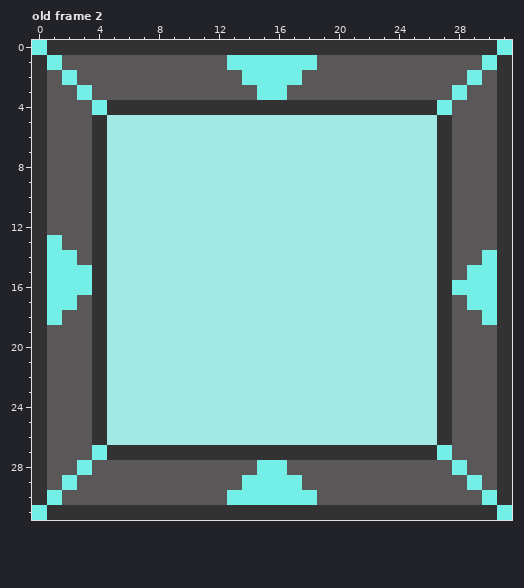
A pixel-art file gets an edit: projetZelda/assets/aseprite/inventaire.aseprite. Above: the version before the commit.
32x32 pixels, 5 frames. Colours within 5 levels of each other are drawn and written as one. Shown: old frame 2.
After:
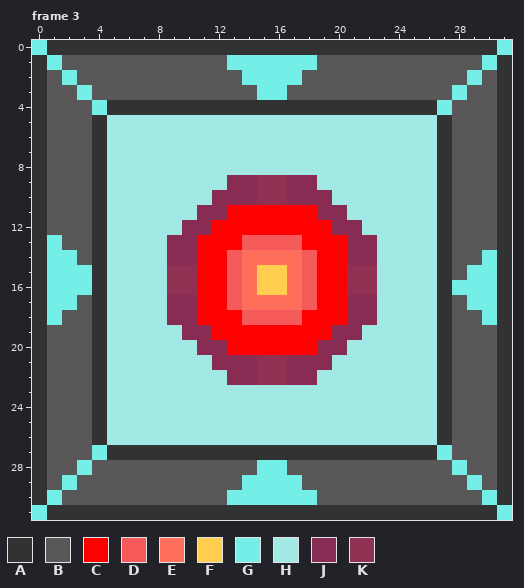
Palette (. is transparent): A #323232  B #595757  C #ff0000  D #f65959  E #ff6f5c  F #ffce4f  G #73efe8  H #a2e9e5  J #892c53  K #913153
A new or re-ordered frame is compared with the old frame closest to it.
What changed:
frames 5 -> 6
Frame 3 is new; against old frame 2:
The author changed colour H to colour C in row 11 at x 13 to 18; in row 12 at x 12 to 19; in row 13 at x 11 to 13 and 18 to 20; in rows 14 to 17 at x 11 to 12 and 19 to 20; in row 18 at x 11 to 13 and 18 to 20; in row 19 at x 12 to 19.
The author changed colour H to colour C in row 20 at x 13 to 18.
The author changed colour H to colour D in row 13 at x 14 to 17; in rows 14 to 17 at x 13 and 18; in row 18 at x 14 to 17.
The author changed colour H to colour E in row 14 at x 14 to 17; in rows 15 to 16 at x 14 and 17; in row 17 at x 14 to 17.
The author changed colour H to colour F in rows 15 to 16 at x 15 to 16.
The author changed colour H to colour J in row 9 at x 13 to 14 and 17 to 18; in row 10 at x 12 to 14 and 17 to 19; in row 11 at x 11 to 12 and 19 to 20; in row 12 at x 10 to 11 and 20 to 21; in rows 13 to 14 at x 9 to 10 and 21 to 22; in rows 17 to 18 at x 9 to 10 and 21 to 22.
The author changed colour H to colour J in row 19 at x 10 to 11 and 20 to 21; in row 20 at x 11 to 12 and 19 to 20; in row 21 at x 12 to 14 and 17 to 19; in row 22 at x 13 to 14 and 17 to 18.
The author changed colour H to colour K in rows 9 to 10 at x 15 to 16; in rows 15 to 16 at x 9 to 10 and 21 to 22; in rows 21 to 22 at x 15 to 16.
Boxes around the changes in both pictures, in picture pixels (x1, y1, x2, y2):
changed: (167, 175, 377, 385)
